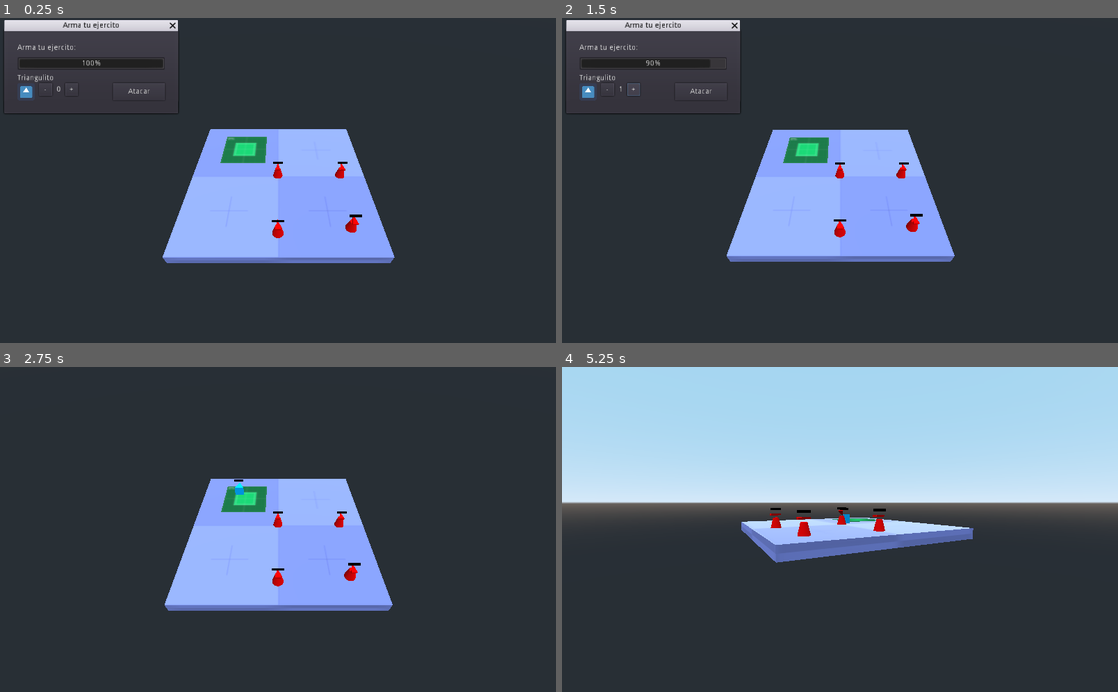
Above: before the commit, frames 1-4 (two rows, left to right).
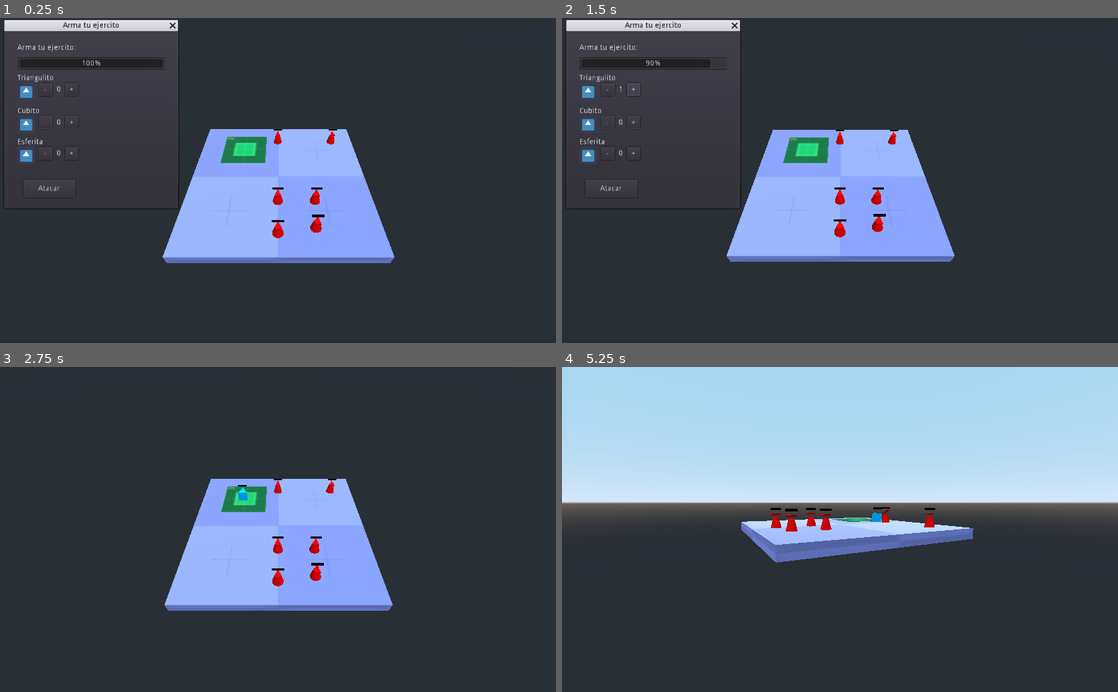
Above: after the commit, the same moments.

Repository: andresTapari/bug_rush
Game: Godot game, scene res://lvls/dev_lvl_combat.tscn
Same seed, same stepped clock (60 frames per second), same inputs: the game is played once before the commit and once after it. The engine's default icon, where the game draws it, is replaced by a stand-in: a white triangle on a blue panel in a dark square.
Inputs (mouse positions are in pixels of both pictures, inside the frame that each line leads up to):
- Up to frame 1 (0.25 s): no input
- Up to frame 2 (1.5 s): click "-" at 0.5 s; click "+" at 1.25 s
- Up to frame 3 (2.75 s): click "Atacar" at 2 s
- Up to frame 4 (5.25 s): move the mouse to (962, 513) at 2.77 s; hold S (cam_down) 2.78-3.53 s; click (962, 513) at 2.92 s; move the mouse to (728, 545) at 3.52 s; tap A (cam_left) at 3.6 s; click (728, 545) at 3.67 s; move the mouse to (895, 458) at 4.27 s; hold D (cam_right) 4.28-5.03 s; click (895, 458) at 4.42 s; move the mouse to (812, 594) at 5.02 s; tap W (cam_up) at 5.1 s; click (812, 594) at 5.17 s

The runs differ from the first frame. In frame 1, 1.3% of the frame differs, in the area x 0-66%, y 21-67%; in frame 2, 1.3%; in frame 3, 0.6%; in frame 4, 0.7%.

Commit message:
Actualizar unit_material_base.tres, dev_lvl_combat.tscn y 8 más archivos...

Diff:
--- /dev/null
+++ b/prototype_tapa/assets/materials/unit_material_base.tres
@@ -0,0 +1,4 @@
+[gd_resource type="SpatialMaterial" format=2]
+
+[resource]
+albedo_color = Color( 0, 0.717647, 1, 1 )
--- a/prototype_tapa/lvls/dev_lvl_combat.tscn
+++ b/prototype_tapa/lvls/dev_lvl_combat.tscn
@@ -30,16 +30,22 @@
 transform = Transform( 1, 0, 0, 0, 1, 0, 0, 0, 1, -10, 1.6, -9 )
 
 [node name="StaticBody" parent="." instance=ExtResource( 3 )]
-transform = Transform( 1, 0, 0, 0, 1, 0, 0, 0, 1, -0.0157766, 1, -0.411026 )
+transform = Transform( 1, 0, 0, 0, 1, 0, 0, 0, 1, -0.0157766, 1, 6.58897 )
 
 [node name="StaticBody3" parent="." instance=ExtResource( 3 )]
 transform = Transform( 1, 0, 0, 0, 1, 0, 0, 0, 1, -0.0157766, 1, 13.589 )
 
 [node name="StaticBody4" parent="." instance=ExtResource( 3 )]
-transform = Transform( 1, 0, 0, 0, 1, 0, 0, 0, 1, 12.4946, 1, 12.589 )
+transform = Transform( 1, 0, 0, 0, 1, 0, 0, 0, 1, 6.4946, 1, 12.589 )
 
 [node name="StaticBody2" parent="." instance=ExtResource( 3 )]
-transform = Transform( 1, 0, 0, 0, 1, 0, 0, 0, 1, 12.9842, 1, -0.411026 )
+transform = Transform( 1, 0, 0, 0, 1, 0, 0, 0, 1, 6.9842, 1, 6.58897 )
+
+[node name="StaticBody5" parent="." instance=ExtResource( 3 )]
+transform = Transform( 1, 0, 0, 0, 1, 0, 0, 0, 1, 12.9842, 1, -12.411 )
+
+[node name="StaticBody6" parent="." instance=ExtResource( 3 )]
+transform = Transform( 1, 0, 0, 0, 1, 0, 0, 0, 1, -0.0158005, 1, -12.411 )
 
 [node name="Camera_gimbal" parent="." instance=ExtResource( 5 )]
 zoom_speed = 0.25
--- a/prototype_tapa/project.godot
+++ b/prototype_tapa/project.godot
@@ -13,6 +13,10 @@
 config/name="bug_rush_prototype"
 run/main_scene="res://lvls/dev_lvl_combat.tscn"
 config/icon="res://icon.png"
+
+[autoload]
+
+UNIT_STATS="*res://script/globals/UNIT_CLASESS.gd"
 
 [input]
 
--- a/prototype_tapa/scenes/Spawner_player.tscn
+++ b/prototype_tapa/scenes/Spawner_player.tscn
@@ -27,6 +27,8 @@
 material/0 = null
 
 [node name="army_generator" parent="." instance=ExtResource( 2 )]
+margin_top = -1.0
+margin_bottom = 326.0
 
 [node name="Position3D" type="Position3D" parent="."]
 transform = Transform( 1, 0, 0, 0, 1, 0, 0, 0, 1, 0, 4.03372, 0 )
--- a/prototype_tapa/scenes/ui_army_generator.tscn
+++ b/prototype_tapa/scenes/ui_army_generator.tscn
@@ -4,8 +4,10 @@
 [ext_resource path="res://icon.png" type="Texture" id=2]
 
 [node name="army_generator" type="WindowDialog"]
+visible = true
+margin_top = -2.0
 margin_right = 320.0
-margin_bottom = 152.0
+margin_bottom = 325.0
 popup_exclusive = true
 window_title = "Arma tu ejercito"
 script = ExtResource( 1 )
@@ -67,6 +69,94 @@
 margin_bottom = 120.0
 text = "+"
 
+[node name="icon2" type="Sprite" parent="."]
+position = Vector2( 40, 172.545 )
+scale = Vector2( 0.5, 0.5 )
+texture = ExtResource( 2 )
+
+[node name="Label3" type="Label" parent="."]
+margin_left = 24.0
+margin_top = 140.545
+margin_right = 91.0
+margin_bottom = 154.545
+text = "Cubito"
+__meta__ = {
+"_edit_use_anchors_": false
+}
+
+[node name="Label_unit2" type="Label" parent="."]
+margin_left = 88.0
+margin_top = 156.545
+margin_right = 112.0
+margin_bottom = 180.545
+text = "0"
+align = 1
+valign = 1
+__meta__ = {
+"_edit_use_anchors_": false
+}
+
+[node name="Button_less2" type="Button" parent="."]
+margin_left = 64.0
+margin_top = 156.545
+margin_right = 88.0
+margin_bottom = 180.545
+text = "-"
+__meta__ = {
+"_edit_use_anchors_": false
+}
+
+[node name="Button_up2" type="Button" parent="."]
+margin_left = 112.0
+margin_top = 156.545
+margin_right = 136.0
+margin_bottom = 180.545
+text = "+"
+
+[node name="icon3" type="Sprite" parent="."]
+position = Vector2( 40, 229.725 )
+scale = Vector2( 0.5, 0.5 )
+texture = ExtResource( 2 )
+
+[node name="Label4" type="Label" parent="."]
+margin_left = 24.0
+margin_top = 197.725
+margin_right = 91.0
+margin_bottom = 211.725
+text = "Esferita"
+__meta__ = {
+"_edit_use_anchors_": false
+}
+
+[node name="Label_unit3" type="Label" parent="."]
+margin_left = 88.0
+margin_top = 213.725
+margin_right = 112.0
+margin_bottom = 237.725
+text = "0"
+align = 1
+valign = 1
+__meta__ = {
+"_edit_use_anchors_": false
+}
+
+[node name="Button_less3" type="Button" parent="."]
+margin_left = 64.0
+margin_top = 213.725
+margin_right = 88.0
+margin_bottom = 237.725
+text = "-"
+__meta__ = {
+"_edit_use_anchors_": false
+}
+
+[node name="Button_up3" type="Button" parent="."]
+margin_left = 112.0
+margin_top = 213.725
+margin_right = 136.0
+margin_bottom = 237.725
+text = "+"
+
 [node name="ProgressBar" type="ProgressBar" parent="."]
 margin_left = 24.0
 margin_top = 48.0
@@ -80,10 +170,10 @@
 }
 
 [node name="Button" type="Button" parent="."]
-margin_left = 200.0
-margin_top = 96.0
-margin_right = 296.0
-margin_bottom = 128.0
+margin_left = 35.1843
+margin_top = 275.111
+margin_right = 131.184
+margin_bottom = 307.111
 text = "Atacar"
 __meta__ = {
 "_edit_use_anchors_": false
@@ -91,4 +181,8 @@
 
 [connection signal="pressed" from="Button_less" to="." method="_on_Button_less_pressed"]
 [connection signal="pressed" from="Button_up" to="." method="_on_Button_up_pressed"]
+[connection signal="pressed" from="Button_less2" to="." method="_on_Button_less2_pressed"]
+[connection signal="pressed" from="Button_up2" to="." method="_on_Button_up2_pressed"]
+[connection signal="pressed" from="Button_less3" to="." method="_on_Button_less3_pressed"]
+[connection signal="pressed" from="Button_up3" to="." method="_on_Button_up3_pressed"]
 [connection signal="pressed" from="Button" to="." method="_on_Button_pressed"]
--- a/prototype_tapa/scenes/unit.tscn
+++ b/prototype_tapa/scenes/unit.tscn
@@ -1,16 +1,20 @@
-[gd_scene load_steps=6 format=2]
+[gd_scene load_steps=8 format=2]
 
 [ext_resource path="res://scenes/HealthBarr3D.tscn" type="PackedScene" id=1]
 [ext_resource path="res://script/unit.gd" type="Script" id=2]
+[ext_resource path="res://assets/materials/unit_material_base.tres" type="Material" id=3]
 
-[sub_resource type="CapsuleShape" id=2]
+[sub_resource type="CapsuleShape" id=1]
 height = 0.154275
 
-[sub_resource type="SpatialMaterial" id=3]
-albedo_color = Color( 0, 0.717647, 1, 1 )
+[sub_resource type="PrismMesh" id=3]
+material = ExtResource( 3 )
 
-[sub_resource type="PrismMesh" id=4]
-material = SubResource( 3 )
+[sub_resource type="CubeMesh" id=4]
+material = ExtResource( 3 )
+
+[sub_resource type="SphereMesh" id=5]
+material = ExtResource( 3 )
 
 [node name="KinematicBody" type="KinematicBody" groups=[
 "player",
@@ -20,12 +24,7 @@
 
 [node name="CollisionShape" type="CollisionShape" parent="."]
 transform = Transform( 1, 1.58933e-08, 1.58933e-08, -1.58933e-08, -4.37114e-08, 1, 1.58933e-08, -1, -4.37114e-08, 0, 0, 0 )
-shape = SubResource( 2 )
-
-[node name="MeshInstance" type="MeshInstance" parent="."]
-transform = Transform( -1, 8.74227e-08, -3.82137e-15, 0, -4.37114e-08, -1, -8.74227e-08, -1, 4.37114e-08, 0, 0, 0 )
-mesh = SubResource( 4 )
-material/0 = null
+shape = SubResource( 1 )
 
 [node name="HealthBarr3D" parent="." instance=ExtResource( 1 )]
 transform = Transform( 1, 0, 0, 0, 1, 0, 0, 0, 1, 0, 2.20875, 0 )
@@ -37,4 +36,23 @@
 
 [node name="Timer" type="Timer" parent="."]
 
+[node name="Mallas" type="Spatial" parent="."]
+
+[node name="Triangulo" type="MeshInstance" parent="Mallas"]
+transform = Transform( -1, 8.74227e-08, -3.82137e-15, 0, -4.37114e-08, -1, -8.74227e-08, -1, 4.37114e-08, 0, 0, 0 )
+visible = false
+mesh = SubResource( 3 )
+material/0 = null
+
+[node name="Cubo" type="MeshInstance" parent="Mallas"]
+visible = false
+mesh = SubResource( 4 )
+material/0 = null
+
+[node name="Esfera" type="MeshInstance" parent="Mallas"]
+visible = false
+mesh = SubResource( 5 )
+material/0 = null
+
+[connection signal="script_changed" from="." to="." method="_on_KinematicBody_script_changed"]
 [connection signal="timeout" from="Timer" to="." method="_on_Timer_timeout"]
--- a/prototype_tapa/script/Spawner_player.gd
+++ b/prototype_tapa/script/Spawner_player.gd
@@ -1,5 +1,4 @@
 extends Spatial
-
 
 signal attack_start
 
@@ -10,13 +9,34 @@
 	$army_generator.popup()
 	$army_generator.connect("spawn_units",self,"spawn_units")
 
-func spawn_units(_army):
+func spawn_units(_army) -> void:
+	var unit_triangulito = _army["triangulitos"]
+
+	#Spawn_Triangulo
+	if unit_triangulito != 0:
+		for i in range(unit_triangulito):
+			get_parent().add_child(spawn(UNIT_STATS.triangulo))
+
+	#Spawn_Cubo
+	var unit_cubito = _army["cubitos"]
+	if unit_cubito != 0:
+		for i in range(unit_cubito):
+			get_parent().add_child(spawn(UNIT_STATS.cubo))
+
+	#Spawn_Esfera
+	var unit_esferita = _army["esferitas"]
+	if unit_esferita != 0:
+		for i in range(unit_esferita):
+			get_parent().add_child(spawn(UNIT_STATS.esfera))
+	emit_signal('attack_start')
+
+func spawn(_stats) -> Node:
 	var rng = RandomNumberGenerator.new()
 	rng.randomize()
-	var unit_triangulito = _army["triangulitos"]
-	for i in range(unit_triangulito):
-		var u = UNIT.instance()
-		u.transform = $Position3D.global_transform
-		u.translation += Vector3(rng.randi_range(-2, 2),rng.randi_range(-1, 2),rng.randi_range(-2, 2))
-		get_parent().add_child(u)
-	emit_signal('attack_start')
+	var u = UNIT.instance()
+	u.set_stats(_stats)
+	u.transform = $Position3D.global_transform
+	u.translation += Vector3(rng.randi_range(-2, 2),
+							 rng.randi_range(-1, 2),
+							 rng.randi_range(-2, 2))
+	return u
--- /dev/null
+++ b/prototype_tapa/script/globals/UNIT_CLASESS.gd
@@ -0,0 +1,27 @@
+extends Node
+
+enum classes {	triangulo, 	#0
+				cubo,		#1
+				esfera		#2
+				}
+
+# Definición de unidades:
+var triangulo = {"Type": classes.triangulo,
+				 "Health": 10,
+				 "Damage": 2,
+				 "Armor": 5,
+				 "Speed":15
+				}
+
+var cubo = 		{"Type": classes.cubo
+				,"Health": 20,
+				"Damage": 1,
+				"Armor": 5,
+				"Speed":2 }
+
+var esfera = 	{"Type": classes.esfera,
+				 "Health": 5,
+				 "Damage": 5,
+				 "Armor": 5,
+				 "Speed":6
+				}
--- a/prototype_tapa/script/ui_army_creator.gd
+++ b/prototype_tapa/script/ui_army_creator.gd
@@ -1,7 +1,9 @@
 extends WindowDialog
 
-var recursos: float = 10
-var triangulito: int = 0
+var recursos: 	  float = 10
+var triangulito:  	int = 0
+var cubito: 	  	int = 0
+var esferitas: 		int = 0
 
 signal spawn_units(army)
 
@@ -9,7 +11,7 @@
 	popup()
 
 func _on_Button_less_pressed() -> void:
-	if recursos < 10:
+	if recursos < 10 and triangulito > 0:
 		recursos += 1
 		if triangulito>0:
 			triangulito -= 1
@@ -24,6 +26,44 @@
 		$ProgressBar.value = recursos
 
 func _on_Button_pressed() -> void:
-	var army= {"triangulitos": triangulito}
+	var army= {	"triangulitos": triangulito,
+				"cubitos": cubito,
+				"esferitas":esferitas
+			  }
 	emit_signal("spawn_units",army)
 	queue_free()
+
+
+func _on_Button_less2_pressed() -> void:
+	if recursos < 10 and cubito > 0:
+		recursos += 2
+		if cubito>0:
+			cubito -= 1
+		$Label_unit2.text=String(cubito)
+		$ProgressBar.value = recursos
+
+
+func _on_Button_up2_pressed() -> void:
+	if recursos > 0:
+		recursos -= 2
+		cubito += 1
+		$Label_unit2.text=String(cubito)
+		$ProgressBar.value = recursos
+
+
+
+func _on_Button_less3_pressed() -> void:
+	if recursos < 10 and esferitas > 0:
+		recursos += 2
+		if esferitas>0:
+			esferitas -= 1
+		$Label_unit3.text=String(esferitas)
+		$ProgressBar.value = recursos
+
+
+func _on_Button_up3_pressed() -> void:
+	if recursos > 0:
+		recursos -= 3
+		esferitas += 1
+		$Label_unit3.text=String(esferitas)
+		$ProgressBar.value = recursos
--- a/prototype_tapa/script/unit.gd
+++ b/prototype_tapa/script/unit.gd
@@ -1,21 +1,23 @@
+#tool
 extends KinematicBody
 
-onready var HealthBarr = get_node('HealthBarr3D/Viewport/HealthBarr2D')
-onready var ray_cast = get_node('RayCast')
+onready var HealthBarr 	= get_node('HealthBarr3D/Viewport/HealthBarr2D')
+onready var ray_cast 	= get_node('RayCast')
 
 export var speed: float	 	    	= 5
 export var gravity: float 	    	= -5
-export var velocity: Vector3    	= Vector3.ZERO
 export var total_health: float  	= 10
 export var damage: float 			= 3
-export var target_to_move: NodePath
+export var armor: float				= 5
+export (UNIT_STATS.classes) var clase
 
-
-var targets_to_attack:Array = [] setget set_targets_to_attack
-var target				= null
-var actual_health:float	= total_health
-var target_pos: Vector3 = Vector3()
-var ready_to_hit: bool = true
+var target_to_move: NodePath
+var velocity: Vector3    		= Vector3.ZERO
+var targets_to_attack:Array 	= [] setget set_targets_to_attack
+var target						= null
+var actual_health:float			= total_health
+var target_pos: Vector3 		= Vector3()
+var ready_to_hit: bool 			= true
 
 func _ready() -> void:
 	pass
@@ -26,8 +28,6 @@
 			target_pos = self.translation
 		else:
 			target_pos = target.translation
-	velocity.y += gravity * delta
-
 	if target and self.is_on_floor():
 		look_at(target_pos, Vector3.UP)
 		rotation.x = 0
@@ -41,7 +41,9 @@
 		if ready_to_hit and temp.is_in_group("enemy"):
 			temp.hurt(damage)
 			ready_to_hit = false
+			#si es esfera explota
 			$Timer.start()
+	velocity.y += gravity * delta
 	velocity = move_and_slide(velocity, Vector3.UP)
 
 # Funciones:
@@ -55,7 +57,6 @@
 	var target_to_move = targets_to_attack[0]
 	var dist_to_target_to_move = target_to_move.translation.distance_to(self.translation)
 	for element in targets_to_attack:
-#		if is_instance_valid(element):
 		var nearest_dist = element.translation.distance_to(self.translation)
 		if dist_to_target_to_move > nearest_dist:
 			target_to_move = element
@@ -63,10 +64,30 @@
 	return target_to_move
 
 # Funciones set&get:
-func set_targets_to_attack(_value: Array):
+func set_stats(	_value) -> void:
+	total_health = _value["Health"]
+	damage 		 = _value["Damage"]
+	armor		 = _value["Armor"]
+	speed		 = _value["Speed"]
+	match _value["Type"]:
+		UNIT_STATS.classes.triangulo:
+			$Mallas/Triangulo.visible = true
+		UNIT_STATS.classes.cubo:
+			$Mallas/Cubo.visible = true
+		UNIT_STATS.classes.esfera:
+			$Mallas/Esfera.visible = true
+
+func set_targets_to_attack(_value: Array) -> void:
 	targets_to_attack = _value
 	if !targets_to_attack.empty():
 		target = get_nearest_target()
 
 func _on_Timer_timeout() -> void:
 	ready_to_hit = true
+
+
+func _on_KinematicBody_script_changed() -> void:
+	#solo para debug:
+	#actualiza los stats cuando ocurre un cambio en el script,
+	print("Se cambio el script")
+	pass # Replace with function body.
